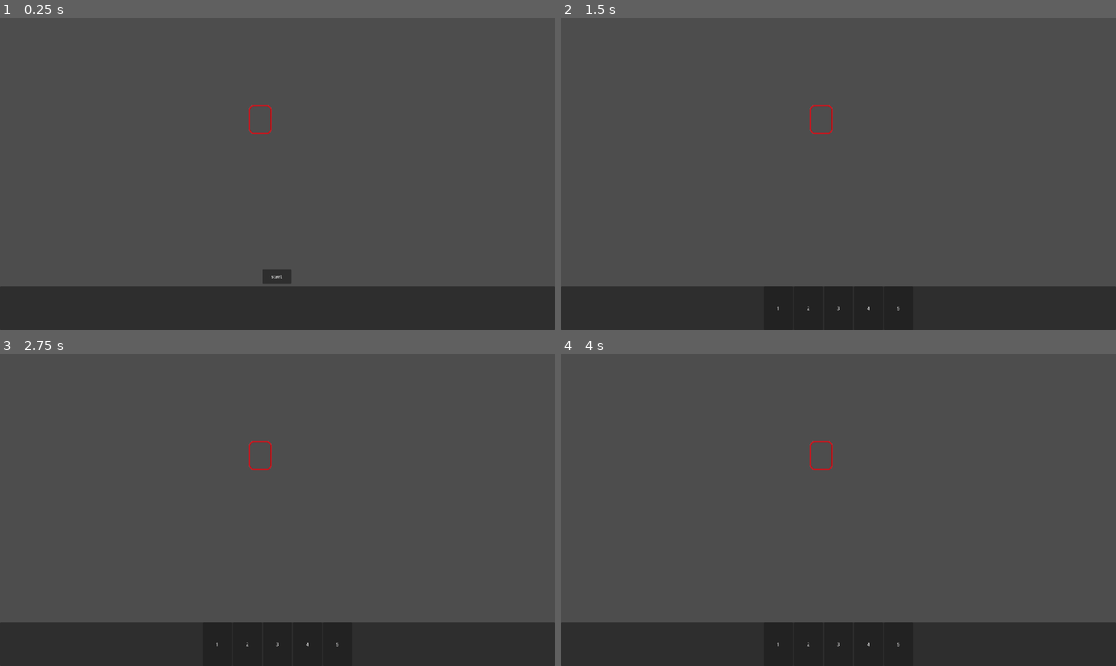
Above: before the commit, frames 1-4 (two rows, left to right).
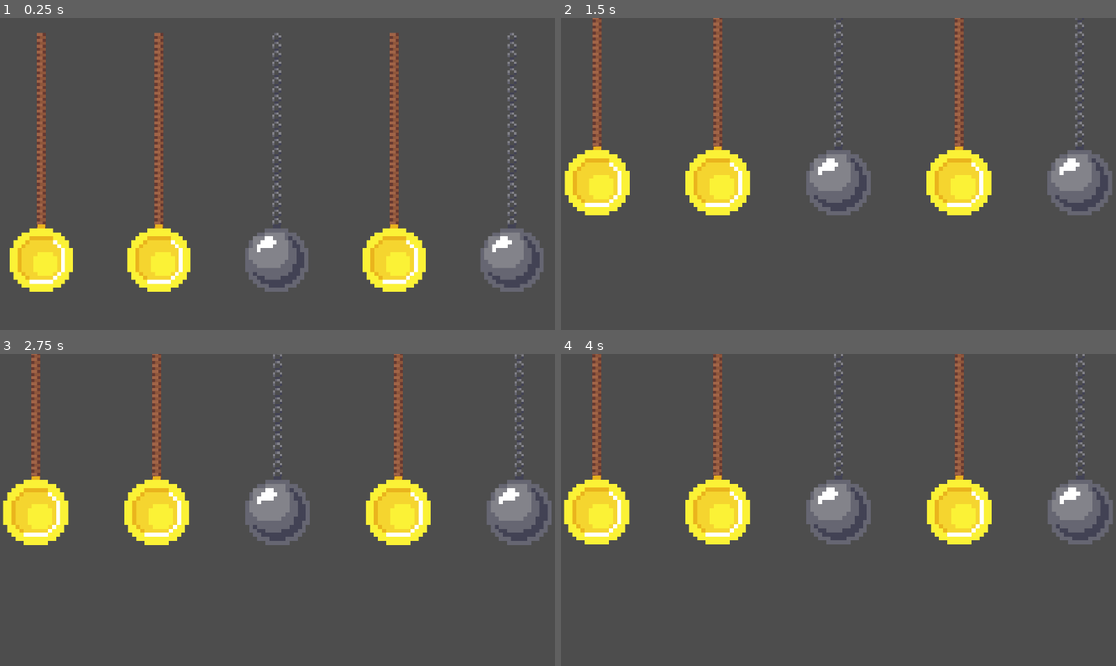
Above: after the commit, the same moments.

Repository: HEKEPOIU/gmtk_2024
Game: Godot game, scene res://scene/main.tscn
Two runs of this game, one before a commit and one after it. Both use one fixed random seed, a clock stepped at 60 frames per second and the inputs below.
Inputs (mouse positions are in pixels of both pictures, inside the frame that each line leads up to):
- Up to frame 1 (0.25 s): no input
- Up to frame 2 (1.5 s): click (838, 276) at 0.5 s, where only the run before the commit has a clickable "start"; move the mouse to (960, 158) at 1.27 s; hold Right from 1.28 s (still down); click (960, 158) at 1.35 s
- Up to frame 3 (2.75 s): move the mouse to (166, 525) at 2.02 s; release Right at 2.03 s; hold Left from 2.03 s (still down); click (166, 525) at 2.1 s
- Up to frame 4 (4 s): move the mouse to (894, 441) at 2.77 s; release Left at 2.78 s; hold Right from 2.78 s (still down); click (894, 441) at 2.85 s; move the mouse to (810, 572) at 3.52 s; click (810, 572) at 3.6 s

The runs differ from the first frame. In frame 1, 26% of the frame differs, in the area x 0-100%, y 4-100%; in frame 2, 26%; in frame 3, 26%; in frame 4, 26%.

Commit message:
Bind camera system, and base pendulum_manager

Diff:
--- a/scene/camera_manager.gd
+++ b/scene/camera_manager.gd
@@ -1,19 +1,24 @@
 extends Camera2D
 
-@onready var camera2d := get_node("Camera2D") as Camera2D
+class_name CameraManager
 
-# Called when the node enters the scene tree for the first time.
-func _ready() -> void:
-	pass # Replace with function body.
-
-func _tween_to_fit_screen(scale: Vector2, position: Vector2) -> void:
-
-	var tween := create_tween()
-	tween.tween_property(camera2d, "zoom", scale, 1)
-	var tween1 := create_tween()
-	tween1.tween_property(camera2d, "position", position, 1)
+@export var move_duration: float = 0.2
+var follow_pos: Vector2
+var zoom_size: Vector2
 
 
-# Called every frame. 'delta' is the elapsed time since the previous frame.
-func _process(delta: float) -> void:
-	pass
+func tween_to_fit_screen(target_position: Vector2, target_scale: Vector2) -> void:
+	var tween := create_tween()
+	tween.tween_property(self, "zoom", Vector2.ONE / target_scale, move_duration)
+	var tween1 := create_tween()
+	tween1.tween_property(self, "position", target_position, move_duration)
+
+
+func _process(_delta: float) -> void:
+	tween_to_fit_screen(follow_pos, zoom_size)
+
+
+func deal_follow(new_follow: Pendulum) -> void:
+	follow_pos = new_follow.global_position + Vector2(0, new_follow.length)
+	print(new_follow.length)
+	zoom_size = new_follow.length / 800 * Vector2.ONE
--- a/scene/main.tscn
+++ b/scene/main.tscn
@@ -1,9 +1,9 @@
 [gd_scene load_steps=6 format=3 uid="uid://bamth8f5h3hkf"]
 
-[ext_resource type="PackedScene" uid="uid://bkt1em0yb1dvt" path="res://scene/pendulum.tscn" id="1_ahh23"]
 [ext_resource type="Script" path="res://src/main.gd" id="1_gy4id"]
 [ext_resource type="Script" path="res://scene/camera_manager.gd" id="3_6fkyf"]
 [ext_resource type="PackedScene" uid="uid://mi0q0rdifude" path="res://scene/main_ui.tscn" id="3_6hq5n"]
+[ext_resource type="PackedScene" uid="uid://prj2jrlt2fu1" path="res://scene/pendulum_manager.tscn" id="5_a8atf"]
 [ext_resource type="PackedScene" uid="uid://bmibyak3ptiqq" path="res://src/ui/card/border.tscn" id="5_o6d60"]
 
 [node name="main" type="Node"]
@@ -12,8 +12,10 @@
 [node name="Camera2D" type="Camera2D" parent="."]
 position = Vector2(965, 538)
 script = ExtResource("3_6fkyf")
+move_duration = 1.0
 
 [node name="NinePatchRect" parent="." instance=ExtResource("5_o6d60")]
+visible = false
 anchors_preset = 5
 anchor_left = 0.5
 anchor_right = 0.5
@@ -28,7 +30,9 @@
 patch_margin_bottom = 70
 
 [node name="CanvasLayer" type="CanvasLayer" parent="."]
+visible = false
 
-[node name="Canvas" parent="CanvasLayer" node_paths=PackedStringArray("border", "test_pendulum") instance=ExtResource("3_6hq5n")]
+[node name="Canvas" parent="CanvasLayer" node_paths=PackedStringArray("border") instance=ExtResource("3_6hq5n")]
 border = NodePath("../../NinePatchRect")
-test_pendulum = NodePath("../../Pendulum")
+
+[node name="PendulumManager" parent="." instance=ExtResource("5_a8atf")]
--- /dev/null
+++ b/scene/new_script.gd
@@ -0,0 +1 @@
+extends Node
--- a/scene/pendulum.tscn
+++ b/scene/pendulum.tscn
@@ -6,7 +6,12 @@
 
 [node name="Pendulum" type="Node2D"]
 script = ExtResource("1_giu4x")
-mass = 1000.0
+min_length = 600.0
+max_length = 1500.0
+gravity = 200.0
+end_point_move_multiplier = 2.0
+mass = 10.0
+max_mass = 50.0
 end_point_image = ExtResource("2_i4pxb")
 
 [node name="Line2D" type="Line2D" parent="."]
@@ -14,5 +19,7 @@
 points = PackedVector2Array(0, -3, 0, 541)
 width = 30.0
 texture_mode = 1
+metadata/_edit_lock_ = true
 
 [node name="PendulumEndPoint" parent="." instance=ExtResource("2_d5bf6")]
+size_tween_length = 0.2
--- /dev/null
+++ b/scene/pendulum_manager.tscn
@@ -0,0 +1,11 @@
+[gd_scene load_steps=4 format=3 uid="uid://prj2jrlt2fu1"]
+
+[ext_resource type="Script" path="res://src/pendulum_manager.gd" id="1_w26s2"]
+[ext_resource type="PackedScene" uid="uid://b84bsrf74ywbl" path="res://scene/varient_pendulum/pendulum_chain_ball.tscn" id="2_ygqbq"]
+[ext_resource type="PackedScene" uid="uid://21xgo8i1hmyo" path="res://scene/varient_pendulum/pendulum_rope_coin.tscn" id="3_e68na"]
+
+[node name="PendulumManager" type="Node"]
+script = ExtResource("1_w26s2")
+pendulum_scene = Array[PackedScene]([ExtResource("2_ygqbq"), ExtResource("3_e68na")])
+pendulum_margin = 400.0
+pendulum_pivot_height = 240
--- a/scene/varient_pendulum/pendulum_chain_ball.tscn
+++ b/scene/varient_pendulum/pendulum_chain_ball.tscn
@@ -6,5 +6,4 @@
 [node name="Pendulum" instance=ExtResource("1_rdlsg")]
 
 [node name="Line2D" parent="." index="0"]
-width = 30.0
 texture = ExtResource("2_moxeh")
--- a/src/main.gd
+++ b/src/main.gd
@@ -1,22 +1,13 @@
 extends Node
 
-class_name test
+class_name GameManarger
 
 @onready var canvas := get_node("CanvasLayer/Canvas") as UiMain
+@onready var camera: CameraManager = get_node("Camera2D")
+@onready var pendulum_manager: PendulumManager = get_node("PendulumManager")
 
 
 # Called when the node enters the scene tree for the first time.
 func _ready() -> void:
-	canvas.game_start.connect(onStart)
-	pass # Replace with function body.
-
-
-
-func onStart() -> void:
-	print("onStart")
-
-
-# Called every frame. 'delta' is the elapsed time since the previous frame.
-func _process(_delta: float) -> void:
-
-	pass
+	pendulum_manager.on_change_pendulum.connect(camera.deal_follow)
+	pendulum_manager.init_pendulums()
--- a/src/pendulum.gd
+++ b/src/pendulum.gd
@@ -4,12 +4,13 @@
 # follow this video:
 # https://www.youtube.com/watch?v=J1ClXGZIh00
 signal start
+signal be_current(pendulum: Pendulum)
 var pivot_pos: Vector2
 var end_position: Vector2
 var angle: float
-var move_dir: int = 0
 var prev_pos: Vector2
 var is_simulating: bool = true
+var is_moving: bool = false
 @export var move_velocity: float = 5
 @export var is_follow: bool = true
 
@@ -26,6 +27,7 @@
 @export var max_mass: float = 1000
 @export var is_current: bool = false
 @export var end_point_image: Texture2D
+@export var max_angular_velocity: float = 0.5
 
 var angular_velocity: float = 0.0
 var angular_acceleration: float = 0.0
@@ -39,6 +41,7 @@
 	end_point.on_drag_stop.connect(start_simulate)
 	end_point.set_scale_base_mass(mass, min_mass, max_mass)
 	end_point.set_sprite(end_point_image)
+	prev_pos = global_position
 	set_mass(mass)
 	set_start_position(rotation)
 
@@ -48,22 +51,9 @@
 		return
 	var pos_diff := global_position - prev_pos
 	prev_pos = global_position
+	update_position(delta, pos_diff)
+	set_end_point_position(length)
 	process_velocity(delta, pos_diff)
-	update_position(delta, pos_diff)
-	move(delta)
-	set_end_point_position(length)
-
-
-# func _process(_delta: float) -> void:
-# 	if Input.is_key_pressed(KEY_LEFT):
-# 		move_dir -= 1
-# 	if Input.is_key_pressed(KEY_RIGHT):
-# 		move_dir += 1
-
-
-func move(delta: float) -> void:
-	position.x += move_dir * move_velocity * delta
-	move_dir = 0
 
 
 func set_start_position(init_angle: float) -> void:
@@ -85,13 +75,15 @@
 
 func update_position(delta: float, pos_dif: Vector2) -> void:
 	if is_follow:
-		angle += move_dir * delta * abs(pos_dif.x) * delta * end_point_move_multiplier
+		angular_velocity += delta * clamp(pos_dif.x, -1, 1) * delta * end_point_move_multiplier
 
 
 func process_velocity(delta: float, _pivot_pos_diff: Vector2) -> void:
 	angular_acceleration = (-gravity * delta) / length * sin(angle)
 	angular_velocity += angular_acceleration
 	angular_velocity *= damping
+
+	angular_velocity = clamp(angular_velocity, -max_angular_velocity * delta, max_angular_velocity * delta)
 	angle += angular_velocity
 
 	rotation = angle
@@ -109,29 +101,32 @@
 
 
 func deal_collide(other: Pendulum) -> void:
-	if not is_current:
+	if not is_current and other.is_current:
 		is_current = true
+		be_current.emit(self)
 		return
-	var percent: float = mass / other.mass
-	# u = (m_s * v_s + m_o * v_o) / (m_s + m_o)
-	# https://zh.wikipedia.org/zh-tw/%E6%93%BA
-	var new_velocity := (
-		(mass * angular_velocity + other.mass * other.angular_velocity)
-		/ (mass + other.mass)
-		* percent
-	)
+	if not is_moving:
+		var percent: float = mass / other.mass
+		# u = (m_s * v_s + m_o * v_o) / (m_s + m_o)
+		# https://zh.wikipedia.org/zh-tw/%E6%93%BA
+		var new_velocity := (
+			(mass * angular_velocity + other.mass * other.angular_velocity)
+			/ (mass + other.mass)
+			* percent
+		)
 
-	other.set_mass(mass + other.mass)
-	other.add_velocity(new_velocity)
+		other.add_velocity(new_velocity)
 
-	queue_free()
+		other.set_mass(mass + other.mass)
+		queue_free()
 
 
 func be_drag() -> void:
 	if not is_current:
 		return
-	# TODO: this will cause line not follow when mouse to fast
+	is_simulating = true
 	var dir_to_mouse := (get_global_mouse_position() - pivot_pos).normalized()
+	print(get_global_mouse_position())
 	var mouse_angle := -dir_to_mouse.angle_to(Vector2.DOWN)
 	set_start_position(mouse_angle)
 
--- a/src/pendulum_end_point.gd
+++ b/src/pendulum_end_point.gd
@@ -4,18 +4,21 @@
 
 @export var min_scale: float = 1
 @export var max_scale: float = 5
+@export var size_tween_length: float = 0.5
 
 signal on_hit_other(other: Pendulum)
 signal on_drag
 signal on_drag_stop
 var is_mouse_inside: bool
 var is_click: bool = false
+var collider_other: Pendulum
 
 @onready var sprite: Sprite2D = get_node("Sprite2D")
 
 
 func _ready() -> void:
-	area_entered.connect(emit_hit)
+	area_entered.connect(enter_body)
+	area_exited.connect(exit_area)
 
 
 func _process(_delta: float) -> void:
@@ -28,19 +31,27 @@
 	elif Input.is_action_just_released("press") and is_mouse_inside:
 		on_drag_stop.emit()
 
+	if collider_other:
+		on_hit_other.emit(collider_other)
+
 
 func set_sprite(image: Texture2D) -> void:
 	sprite.texture = image
 
 
-func emit_hit(body: Area2D) -> void:
+func enter_body(body: Area2D) -> void:
 	if body is PendulumEndPoint:
-		on_hit_other.emit(body.get_parent() as Pendulum)
+		collider_other = body.get_parent() as Pendulum
+
+func exit_area(body: Area2D) -> void:
+	if body is PendulumEndPoint:
+		collider_other = null
 
 
 func set_scale_base_mass(mass: float, min_mass: float, max_mass: float) -> void:
 	var new_scale: float = remap(mass, min_mass, max_mass, min_scale, max_scale)
-	scale = Vector2(new_scale, new_scale)
+	var tween: Tween = get_tree().create_tween()
+	tween.tween_property(self, "scale", Vector2(new_scale, new_scale), size_tween_length)
 
 
 func _mouse_enter() -> void:
--- /dev/null
+++ b/src/pendulum_manager.gd
@@ -0,0 +1,100 @@
+extends Node
+
+class_name PendulumManager
+
+signal on_change_pendulum(new_current: Pendulum)
+@export var pendulum_scene: Array[PackedScene]
+@export var pendulum_margin: float = 320
+@export var pendulum_pivot_height: int = 360
+@export var start_offset: float = 0
+@export var move_time: float = 0.5
+
+@export var min_margin: float = 320
+@export var max_margin: float = 1000
+
+## This is one side pre generate size,
+## so that total pendulum on scene is 2 * pre_generate_size + 1
+@export var pre_generate_size: int = 2
+
+var current_pendulum: Pendulum
+var left_pendulums: Array[Pendulum]
+var right_pendulums: Array[Pendulum]
+
+var window_size: Vector2i
+var center_pivot_point: Vector2:
+	get:
+		return current_pendulum.global_position
+
+# order:
+#   L	C   R
+# 2 1 0   0 1 2
+
+
+func init_pendulums() -> void:
+	window_size = get_window().size
+	current_pendulum = spawn_pendulum_on_container(0, 0)
+	current_pendulum.is_current = true
+	current_pendulum.global_position = Vector2(window_size.x / 2., pendulum_pivot_height)
+	for i in range(pre_generate_size):
+		left_pendulums.push_back(spawn_pendulum_on_container(i, -1))
+		right_pendulums.push_back(spawn_pendulum_on_container(i, 1))
+	on_change_pendulum.emit(current_pendulum)
+	call_deferred("emit_signal", "on_change_pendulum", current_pendulum)
+
+
+func spawn_pendulum_on_container(index: int, dir: int) -> Pendulum:
+	var new_pendulum: Pendulum = generate_random_pendulum()
+	new_pendulum.be_current.connect(current_change)
+	# if not this it godot debugger will runtime error,
+	# but it won't stop play_mode on my machine
+	call_deferred("add_child", new_pendulum)
+	if dir != 0:
+		new_pendulum.global_position = (
+			center_pivot_point + Vector2(dir * (index + 1) * pendulum_margin, 0)
+		)
+	return new_pendulum
+
+
+func generate_random_pendulum() -> Pendulum:
+	return pendulum_scene.pick_random().instantiate()
+
+
+func current_change(pendulum: Pendulum) -> void:
+	# 1. Change the margin
+	# 2. Find new pendulum in which array
+	# 3. spawn new pendulum fill on back
+	# 4. move other side array move to current side.
+	current_pendulum = pendulum
+
+	if current_pendulum in left_pendulums:
+		spawn_on_array(left_pendulums)
+		move_pendulums(right_pendulums)
+	else:
+		spawn_on_array(right_pendulums)
+		move_pendulums(left_pendulums)
+	on_change_pendulum.emit(current_pendulum)
+
+
+func spawn_on_array(target_array: Array[Pendulum]) -> void:
+	#TODO: Change to delete smaller index.
+	var current_index := target_array.find(current_pendulum)
+	for i in current_index + 1:
+		target_array.pop_front()
+	var dir: int = 1 if target_array == right_pendulums else -1
+	for i in current_index + 1:
+		var new_pendulum: Pendulum = spawn_pendulum_on_container(target_array.size(), dir)
+		target_array.push_back(new_pendulum)
+
+
+func move_pendulums(target_array: Array[Pendulum]) -> void:
+	var dir: int = 1 if target_array == right_pendulums else -1
+	for i in target_array.size():
+		var tween: Tween = create_tween()
+		tween.tween_property(
+			target_array[i],
+			"global_position",
+			center_pivot_point + Vector2(dir * (i + 1) * pendulum_margin, 0),
+			move_time
+		)
+		tween.tween_callback(func() -> void: target_array[i].is_moving = false)
+		target_array[i].is_moving = true
